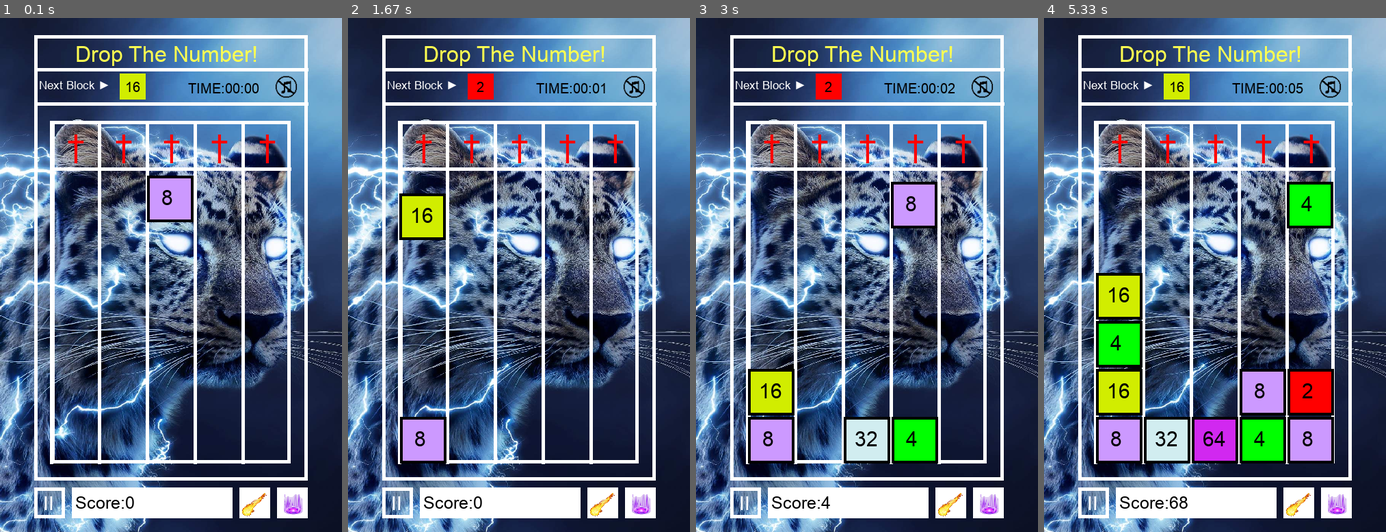
Above: before the commit, frames 1-4 (left to right).
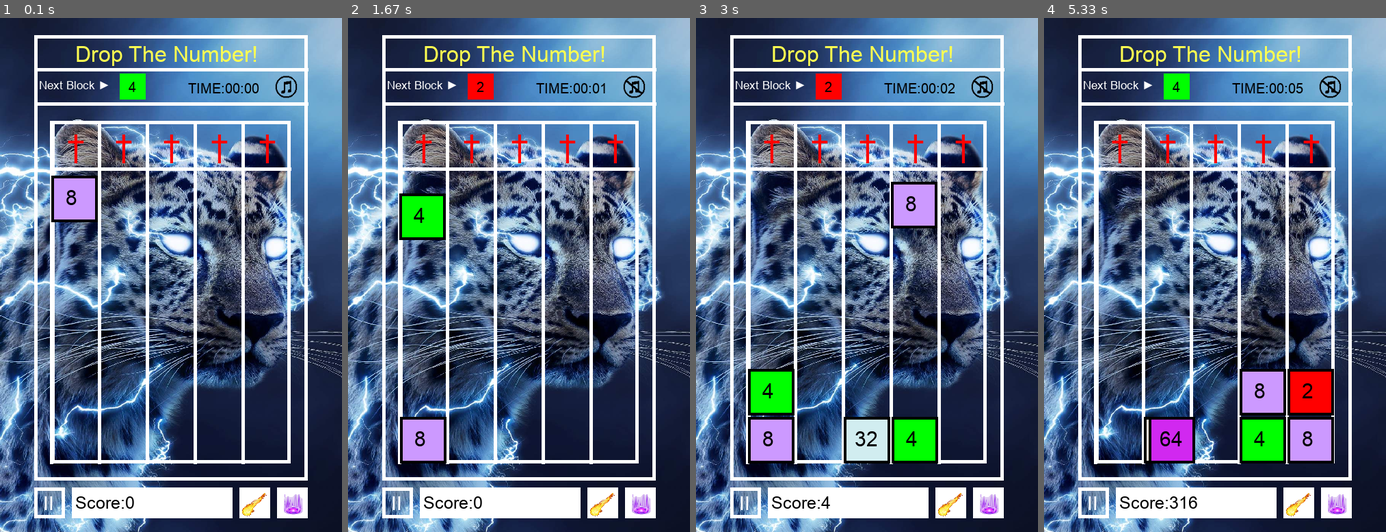
Above: after the commit, the same moments.

Repository: Allen-wa-ng/09170134githw1
Game: pygame game, started from game.py
Two runs of this game, one before a commit and one after it. Both use one fixed random seed, a clock stepped at 60 frames per second and the inputs below.
Inputs (mouse positions are in pixels of both pictures, inside the frame that each line leads up to):
- Up to frame 1 (0.1 s): no input
- Up to frame 2 (1.67 s): click (601, 501) at 0.38 s; click (638, 501) at 0.72 s; click (412, 197) at 1.05 s; click (635, 84) at 1.38 s
- Up to frame 3 (3 s): click (784, 172) at 1.72 s; click (849, 408) at 2.05 s; click (856, 187) at 2.38 s; click (935, 233) at 2.72 s
- Up to frame 4 (5.33 s): click (1303, 228) at 3.05 s; click (1321, 264) at 3.38 s; click (1286, 182) at 3.72 s; click (1115, 177) at 4.05 s; click (1228, 254) at 4.38 s; click (1115, 244) at 4.72 s; click (1163, 424) at 5.05 s

The runs differ from the first frame. In frame 1, 2.9% of the frame differs, in the area x 15-87%, y 10-40%; in frame 2, 1.0%; in frame 3, 1.0%; in frame 4, 8.9%, in the area x 15-87%, y 10-96%.

Commit message:
Bug fix: 1.Mute icon not show up 2.Track didn't reset

Diff:
--- a/game.py
+++ b/game.py
@@ -58,22 +58,19 @@
 lastLoopPaused = False
 # highest score
 highest = 0
-# Horizontal superpower cooldown clicked
-cooldown_clicked_hor = False
-# Horizontal superpower cooldown time
-cooldown_time_hor = 0
-# Horizontal superpower cooldown duration
-cool_down_hor = time.time() - cooldown_time_hor
 # delay
 delay=0.02
-# Vertical superpower cooldown clicked
-cooldown_clicked_vert = False
-# Vertical superpower cooldown time
-cooldown_time_vert = 0
+# Merging Speed
+mergingSpeed = 3
+# The last time which horizontal superpower clicked
+cooldown_time_hor = None
+# Horizontal superpower cooldown duration
+cool_down_hor = 0
+# The last time which vertical superpower clicked
+cooldown_time_vert = None
 # Vertical superpower cooldown duration
 cool_down_vert = 0
-# Merging Speed
-mergingSpeed = 3
+
 # Initial the game (start or restart)
 def resetGame():
     random.seed()
@@ -87,12 +84,22 @@
         blocks.append([])
     global gameOver
     gameOver = False
+    global lastLoopPaused
     lastLoopPaused = False
+    global track
     track = random.randint(1,5)-1
+    global x_axis
     x_axis = 75+70*track
+    global y_axis
     y_axis = 226
+    global currentNumber
     currentNumber = pow(2,random.randint(1,5))
+    global nextNumber
     nextNumber = pow(2, random.randint(1,5))
+    global cooldown_time_hor
+    cooldown_time_hor = None
+    global cooldown_time_vert
+    cooldown_time_vert = None
 
     # Play already loaded background music, -1 => infinite replace
     pygame.mixer.music.play(-1)
@@ -513,8 +520,13 @@
     pygame.draw.rect(screen, white, (105,685,235,45), 0)
     for i in range(5):
         pygame.draw.lines(screen, white, True, [(75+i*70,150),(75+i*70,650)], 5)
-    #insert image
-    image = pygame.image.load("mute-2.png")
+    # Draw mute icon
+    if mute:
+        image = pygame.image.load("mute-2.png")
+        screen.blit(image, (402, 83))
+    else:
+        image = pygame.image.load("mute-1.png")
+        screen.blit(image, (402, 83))
     screen.blit(image, (402, 83))
     image = pygame.image.load("fire-4.png")
     screen.blit(image, (343, 678))
@@ -679,25 +691,23 @@
                 x_axis = 76+70*track
                 max_y_axis = 582-70*(len(blocks[track]))
                 blockAppend()
+            # Horizontal superpower
             elif mouseX in range(348,395) and mouseY in range(685,729):
-                if not cooldown_clicked_hor:
+                if cooldown_time_hor==None:
                     cooldown_time_hor = time.time()
                     super_hor()
-                    cool_down_hor = 0
-                    cooldown_clicked_hor = True
                 cool_down_hor = time.time() - cooldown_time_hor
-                if cool_down_hor>300:
-                    super_hor()
+                if cool_down_hor>5:
                     cool_down_hor=0
                     cooldown_time_hor = time.time()
+                    super_hor()
+            # Vertical superpower
             elif mouseX in range(404,450) and mouseY in range(685,728):
-                if not cooldown_clicked_vert:
+                if cooldown_time_vert==None:
                     cooldown_time_vert = time.time()
                     super_vert()
-                    cool_down_vert = 0
-                    cooldown_clicked_vert = True
                 cool_down_vert = time.time() - cooldown_time_vert
-                if cool_down_vert>300:
-                    super_vert()
+                if cool_down_vert>5:
                     cool_down_vert=0
                     cooldown_time_vert = time.time()
+                    super_vert()
